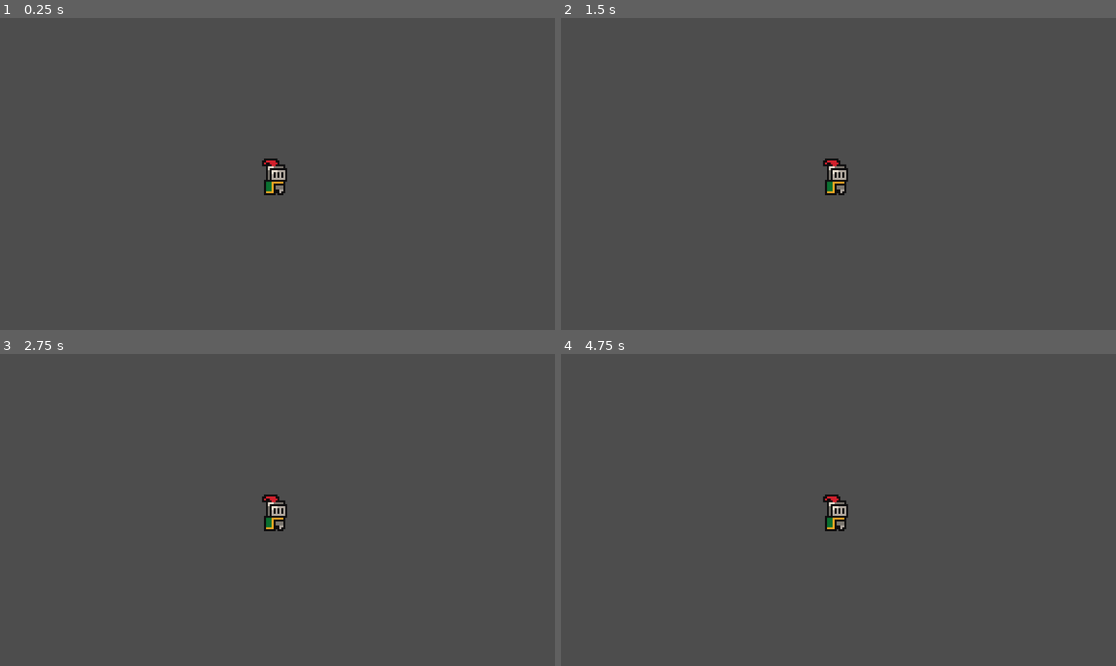
Above: before the commit, frames 1-4 (two rows, left to right).
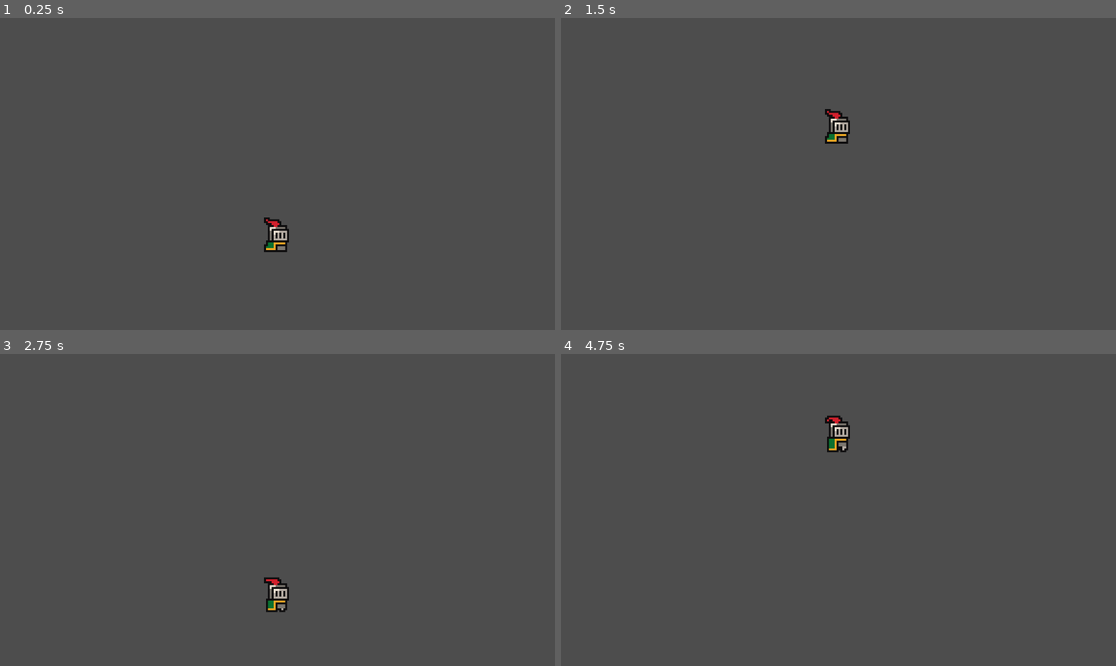
Above: after the commit, the same moments.

Repository: w5starhemi/my-game
Game: Godot game, scene res://game.tscn
The game is run twice, just before and just after one commit, with the same random seed, the same clock (stepped at 60 frames per second) and the same inputs. This scene is started directly instead of the project's main scene.
Inputs:
- Up to frame 1 (0.25 s): no input
- Up to frame 2 (1.5 s): tap Enter at 1.25 s
- Up to frame 3 (2.75 s): no input
- Up to frame 4 (4.75 s): tap Space at 2.75 s; tap Enter at 4.25 s

The runs differ from the first frame. In frame 1, 0.8% of the frame differs, in the area x 47-53%, y 44-76%; in frame 2, 0.8%; in frame 3, 0.8%; in frame 4, 0.8%, in the area x 47-53%, y 19-57%.

Commit message:
free time td

Diff:
--- a/new-game-project/character_body_2d.tscn
+++ b/new-game-project/character_body_2d.tscn
@@ -63,7 +63,7 @@
 }],
 "loop": true,
 "name": &"default",
-"speed": 5.0
+"speed": 6.64
 }]
 
 [sub_resource type="CircleShape2D" id="CircleShape2D_f50pn"]
@@ -74,6 +74,8 @@
 
 [node name="AnimatedSprite2D" type="AnimatedSprite2D" parent="."]
 sprite_frames = SubResource("SpriteFrames_lhvu3")
+autoplay = "default"
+frame_progress = 0.884407
 
 [node name="CollisionShape2D" type="CollisionShape2D" parent="."]
 position = Vector2(0, 5)
--- a/new-game-project/game.tscn
+++ b/new-game-project/game.tscn
@@ -1,13 +1,22 @@
-[gd_scene load_steps=2 format=3 uid="uid://cnt0tivi3ufy2"]
+[gd_scene load_steps=3 format=3 uid="uid://cnt0tivi3ufy2"]
 
 [ext_resource type="PackedScene" uid="uid://dqu1ewgb76m8y" path="res://character_body_2d.tscn" id="1_80nbo"]
+
+[sub_resource type="WorldBoundaryShape2D" id="WorldBoundaryShape2D_80nbo"]
 
 [node name="game" type="Node2D"]
 position = Vector2(0, -1)
 
+[node name="Camera2D" type="Camera2D" parent="."]
+position = Vector2(1, -9)
+zoom = Vector2(4, 4)
+
 [node name="player" parent="." instance=ExtResource("1_80nbo")]
-position = Vector2(35, 34)
+position = Vector2(1, -9)
 
-[node name="Camera2D" type="Camera2D" parent="player"]
-offset = Vector2(1, 1)
-zoom = Vector2(4, 4)
+[node name="StaticBody2D" type="StaticBody2D" parent="."]
+position = Vector2(0, -12)
+
+[node name="CollisionShape2D" type="CollisionShape2D" parent="StaticBody2D"]
+position = Vector2(0, 54)
+shape = SubResource("WorldBoundaryShape2D_80nbo")
